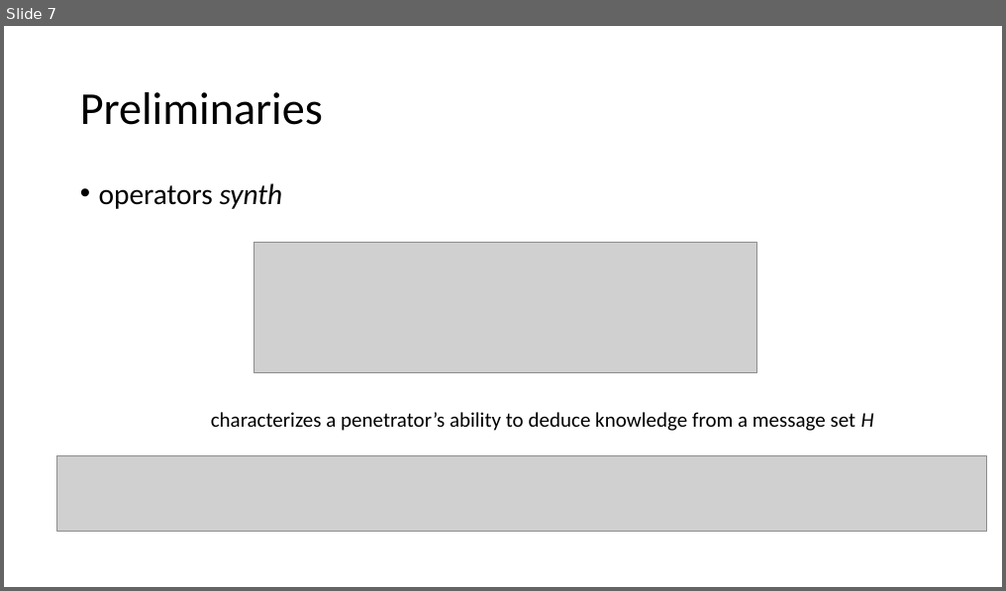
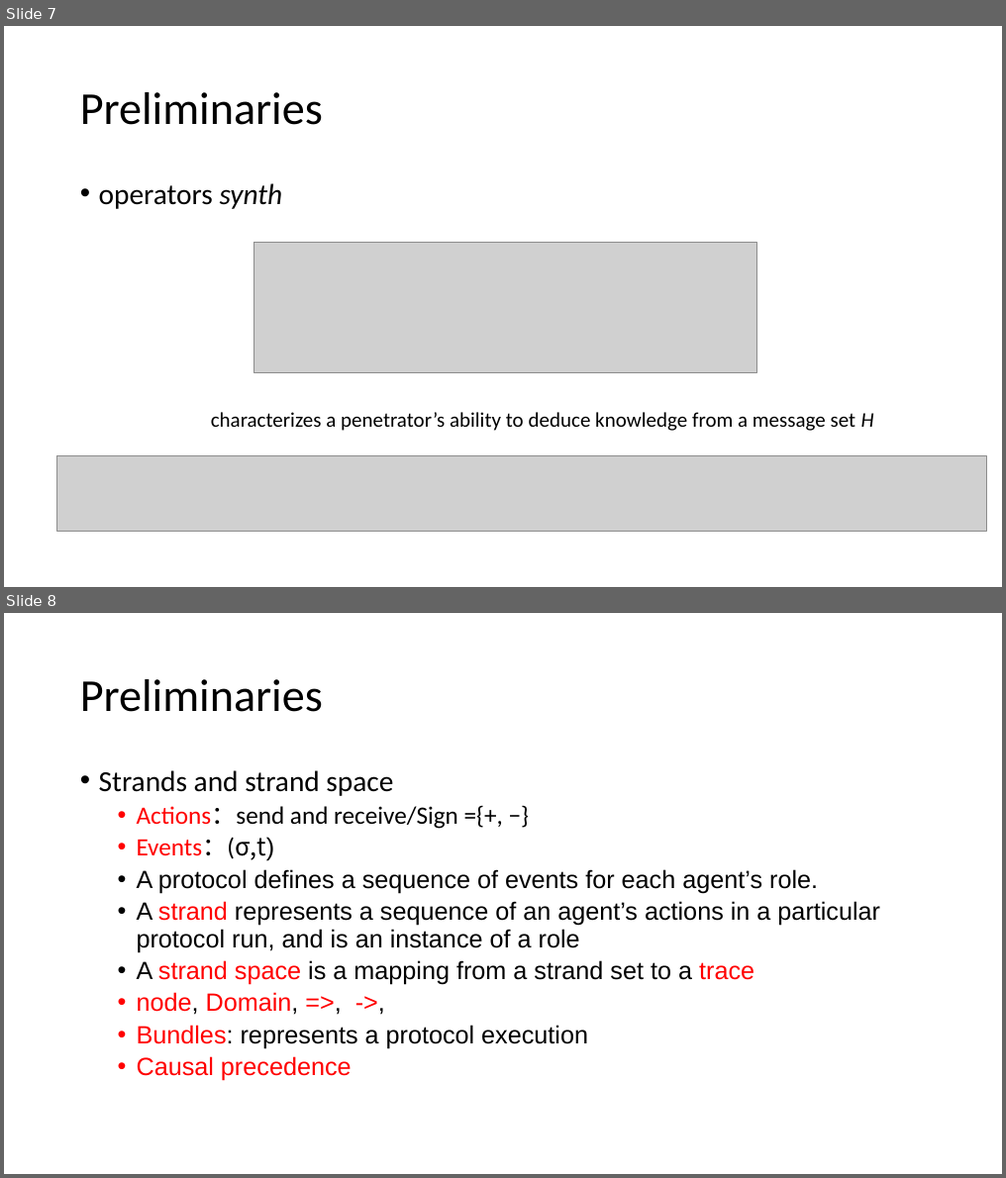
Before and after one commit to bacmive/paper_notes, a slide deck: notes7-strand space.pptx. Shown one above the other, each under a label of ours: slide 7 before the commit, slides 7 and 8 after it. The pictures are 1006x591 and 1006x1178 pixels, drawn with LibreOffice and Linux fonts; fonts in the diff are those of the drawing; grey boxes stand for pictures. Boxes give left, top, right and bottom in pixels: in the first picture for what was removed or moved away, otherwise in the second. Text is boxed around its words. In the diff, an @@ line names an element or a change of style, - is before the commit and + after.

Commit message:
strand

```diff
--- a/notes7-strand space.pptx
+++ b/notes7-strand space.pptx
@@ slide 8 added at (x1=4, y1=613, x2=1002, y2=1174), background #FFFFFF @@
@@ title added at (x1=80, y1=679, x2=323, y2=712), 44 pt, text #000000 @@
+Preliminaries
@@ text added at (x1=99, y1=770, x2=880, y2=1081), 24 pt, text #000000 @@
+• Strands and strand space
+  • Actions：send and receive/Sign ={+, −}
+  • Events：(σ,t)
+  • A protocol defines a sequence of events for each agent’s role.
+  • A strand represents a sequence of an agent’s actions in a particular protocol run, and is an instance of a role
+  • A strand space is a mapping from a strand set to a trace
+  • node, Domain, =>, ->,
+  • Bundles: represents a protocol execution
+  • Causal precedence
```
Also in this commit, not shown: 6 other slides added, 1 slide removed.
